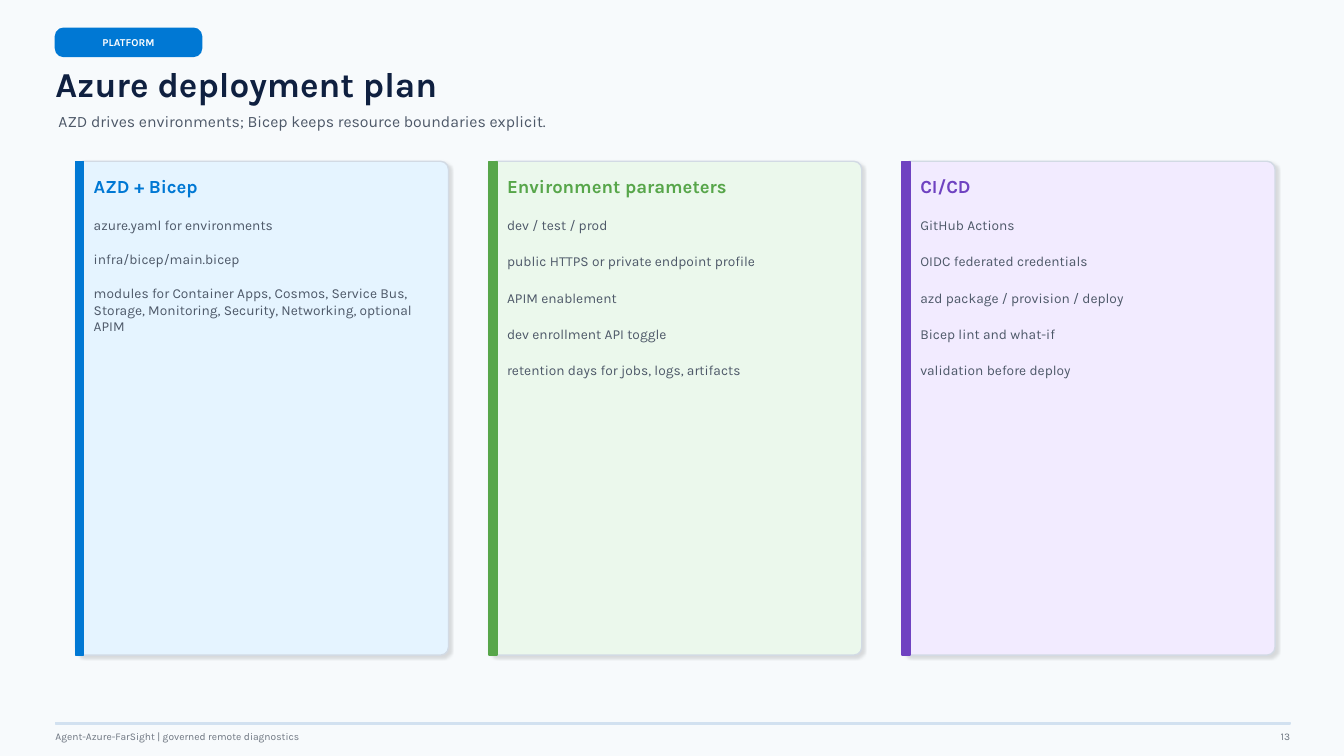
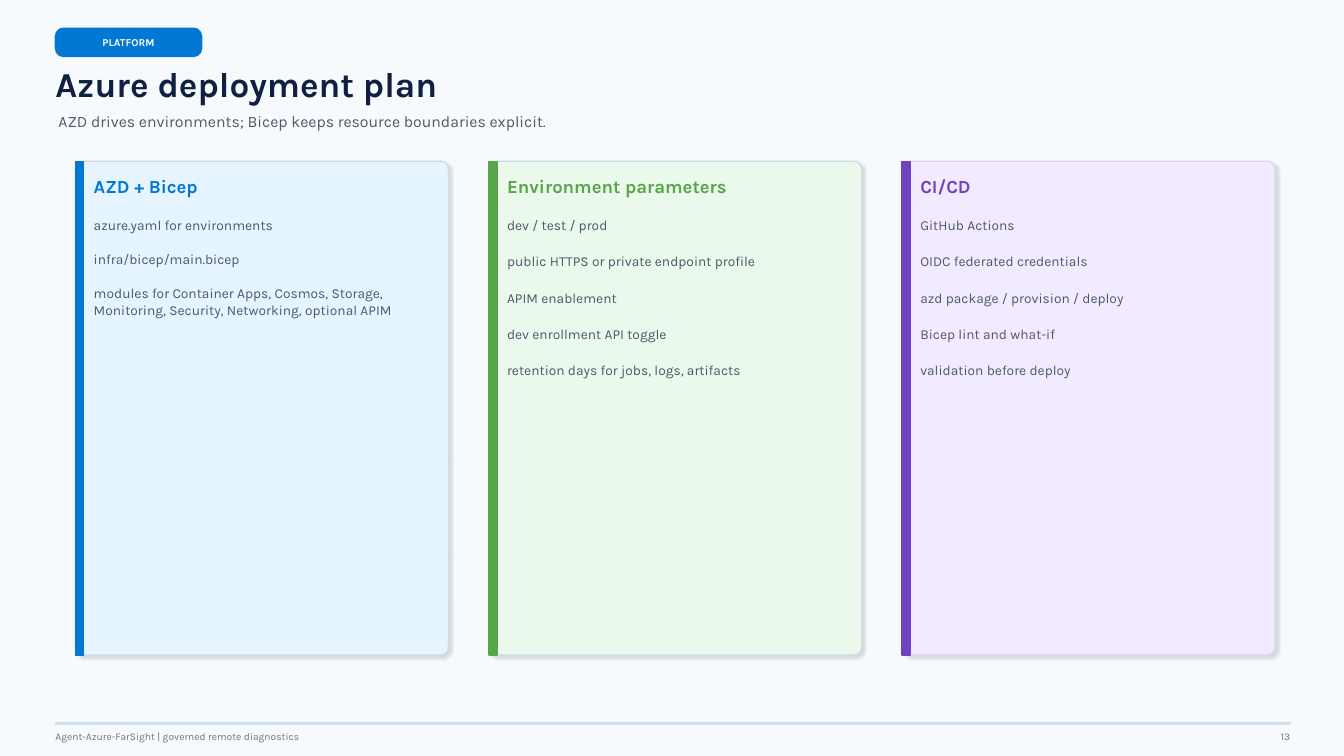
Before and after one commit to MikeCer/agent-azure-farsight, a slide deck: slide 13 of docs/presentations/agent-azure-farsight-overview.pptx. Drawn at 1344x756 pixels with LibreOffice and Linux fonts; fonts in the diff are those of the drawing. Boxes give left, top, right and bottom in pixels: in the first picture for what was removed or moved away, otherwise in the second. Text is boxed around its words. In the diff, an @@ line names an element or a change of style, - is before the commit and + after.

```diff
--- a/docs/presentations/agent-azure-farsight-overview.pptx
+++ b/docs/presentations/agent-azure-farsight-overview.pptx
@@ text at (94, 288, 391, 319): text changed @@
-modules for Container Apps, Cosmos, Service Bus, Storage, Monitoring, Security, Networking, optional APIM
+modules for Container Apps, Cosmos, Storage, Monitoring, Security, Networking, optional APIM
```
Also in this commit, not shown: 7 other slides changed, 4 other files.
